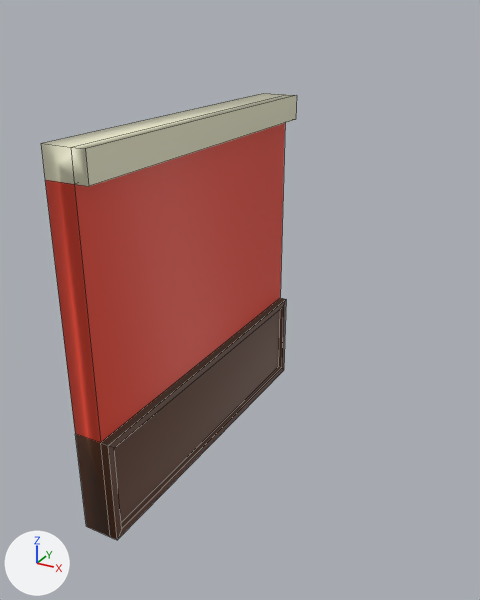
An edit to the Blender file recursos/pared nueva lobby.blend, drawn before and after from the same camera.
Camera for both pictures: a camera (50 mm lens) standing at (1.95, -3.01, 2.51) and looking at (-0.37, 1.21, 0.4). The lights are fixed; the arrows at lower left show +X, +Y and +Z. The picture after the commit comes second. Mesh edges are drawn as thin lines.

Objects in the first picture: 'pared nueva lobby'.
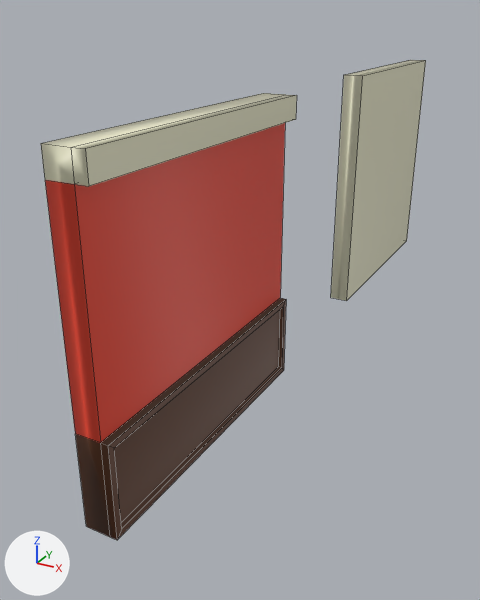
What differs and where, as boxes (x1, y1, x2, y2) in the pictures (480 x 600 px):
'pared_sol', added (pale yellow)
    after: (331, 60, 426, 301)

Diff of the bpy script that builds the scene:
```diff
--- a/recursos/pared nueva lobby.blend.py
+++ b/recursos/pared nueva lobby.blend.py
@@ me_cube_002 @@
+me_cube_002.from_pydata(...)  # a box spanning x 0.0..2.0, y 0.0..2.0, z 0.0..2.0
+me_cube_002.materials.append(mat_material_002)  # pale yellow #e7e5c7
@@ ob_pared_sol @@
+ob_pared_sol = bpy.data.objects.new('pared_sol', me_cube_002)
+ob_pared_sol.location = (-0.08, 2.461, 0.0)
+ob_pared_sol.scale = (0.08, 1.0, 1.0)
```
